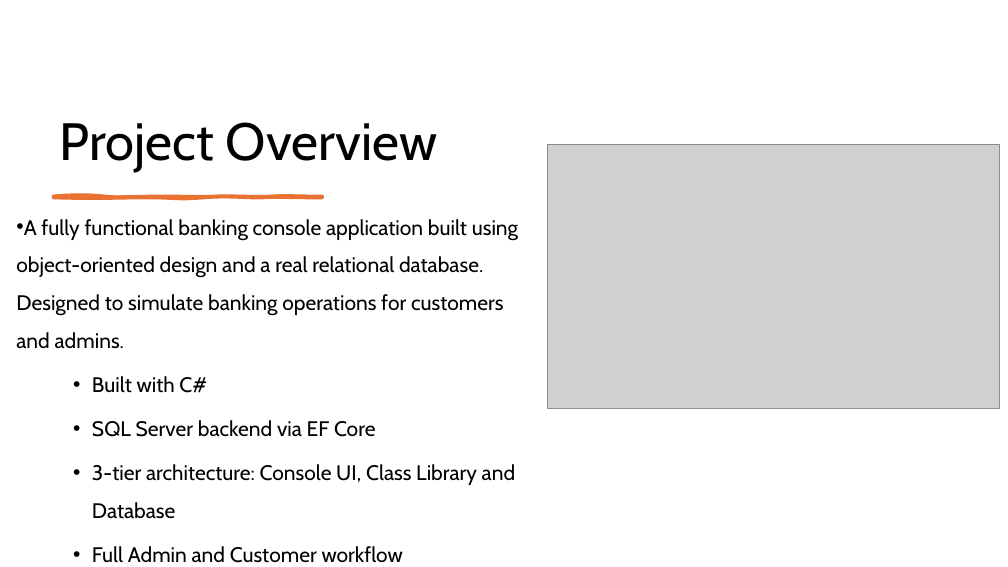
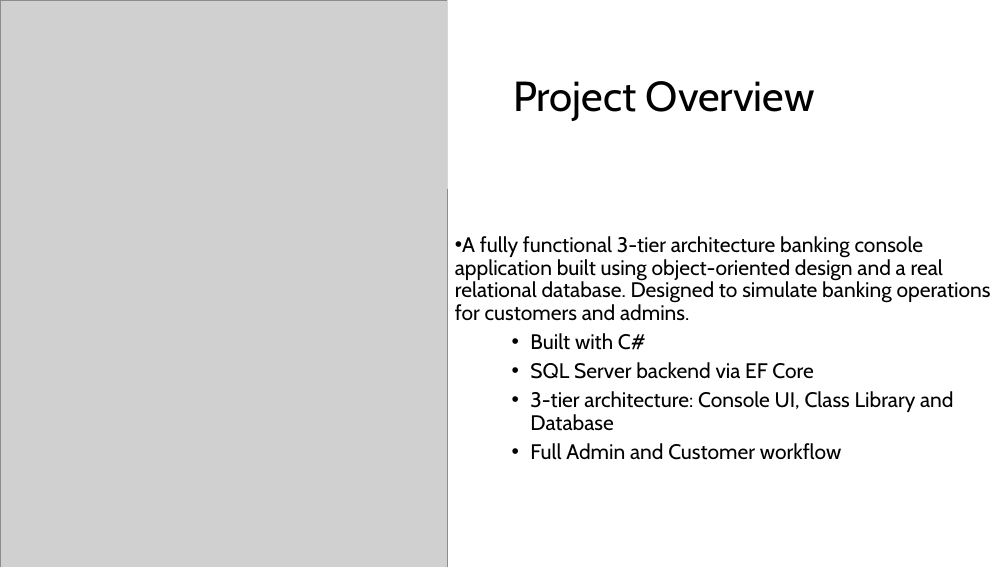
Before and after one commit to KR-Techno/Revature-Projects, a slide deck: slide 2 of Project 1 - bankingAPP/BankingApp Presentation.pptx. Drawn at 1008x567 pixels with LibreOffice and Linux fonts; fonts in the diff are those of the drawing; grey boxes stand for pictures. Boxes give left, top, right and bottom in pixels: in the first picture for what was removed or moved away, otherwise in the second. Text is boxed around its words. In the diff, an @@ line names an element or a change of style, - is before the commit and + after.

```diff
--- a/Project 1 - bankingAPP/BankingApp Presentation.pptx
+++ b/Project 1 - bankingAPP/BankingApp Presentation.pptx
@@ picture added at [0, 0, 448, 567] @@
@@ rectangle added at [448, 0, 1008, 189], fill #FFFFFF @@
@@ title "Project Overview": place and size @@
-title "Project Overview" at [60, 122, 437, 172]
+title "Project Overview" at [513, 81, 815, 121]
@@ title "Project Overview" at [513, 81, 815, 121]: size 50 to 40 pt; vertical alignment bottom to middle @@
@@ picture removed at [548, 144, 1000, 409] @@
@@ freeform shape removed at [53, 197, 322, 198] @@
@@ text "A fully functional 3-tier architecture ...": place and size @@
-text "A fully functional 3-tier architecture ..." at [16, 219, 518, 563]
+text "A fully functional 3-tier architecture ..." at [455, 236, 991, 460]
@@ text "A fully functional 3-tier architecture ..." at [455, 236, 991, 460]: vertical alignment top to middle @@
@@ text at [455, 236, 991, 321]: text changed @@
-• A fully functional banking console application built using object-oriented design and a real relational database. Designed to simulate banking operations for customers and admins.
+• A fully functional 3-tier architecture banking console application built using object-oriented design and a real relational database. Designed to simulate banking operations for customers and admins.
@@ text at [530, 333, 953, 460]: line spacing 1.5 to 0.9 @@
```
Also in this commit, not shown: 1 other slide changed, 1 other file.
